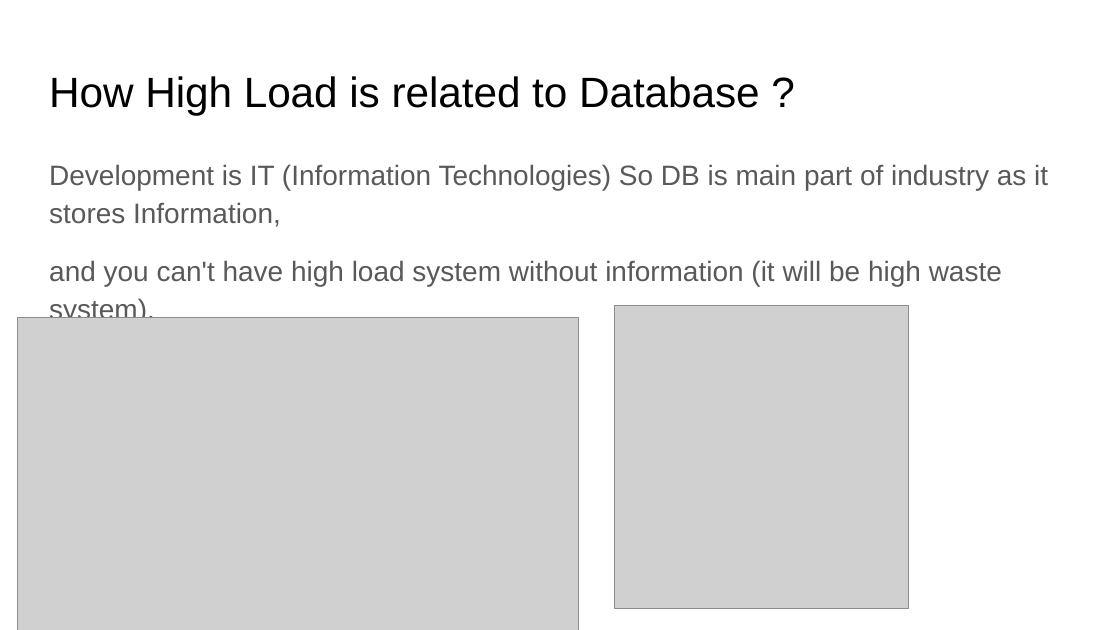
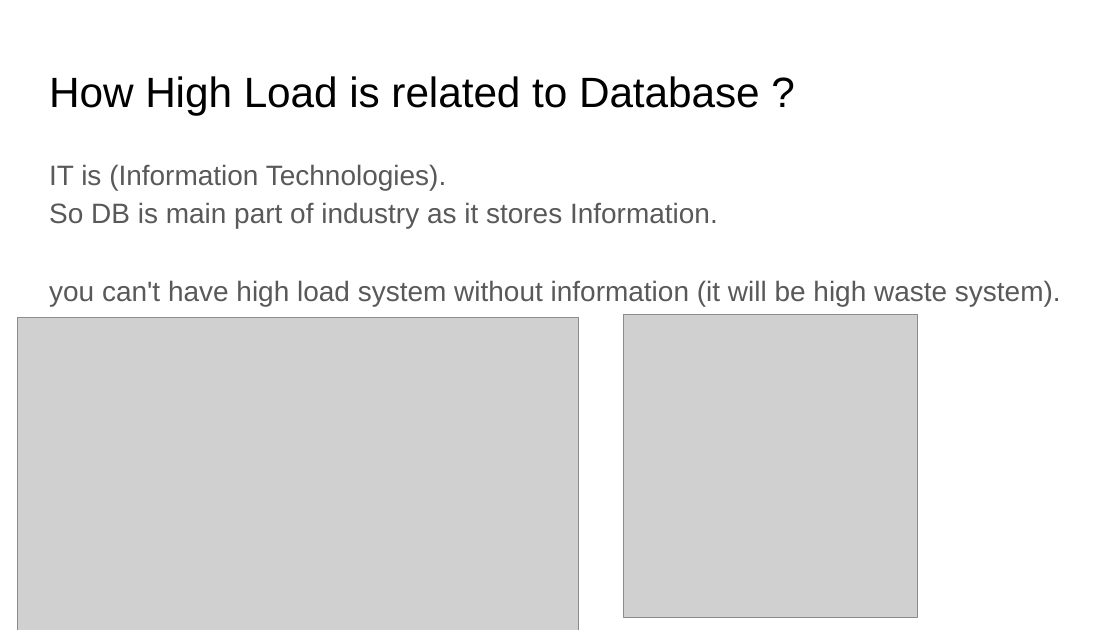
Before and after one commit to Neznajki/devclub-high-load-db, a slide deck: slide 4 of High Load System DB.pptx. Drawn at 1120x630 pixels with LibreOffice and Linux fonts; fonts in the diff are those of the drawing; grey boxes stand for pictures. Boxes give left, top, right and bottom in pixels: in the first picture for what was removed or moved away, otherwise in the second. Text is boxed around its words. In the diff, an @@ line names an element or a change of style, - is before the commit and + after.

Commit message:
fixed grammar.

```diff
--- a/High Load System DB.pptx
+++ b/High Load System DB.pptx
@@ text at box(49, 164, 1061, 306): text changed @@
-Development is IT (Information Technologies) So DB is main part of industry as it stores Information,
-and you can't have high load system without information (it will be high waste system).
+IT is (Information Technologies).
+So DB is main part of industry as it stores Information.
+you can't have high load system without information (it will be high waste system).
@@ picture: place and size @@
-picture at box(615, 306, 908, 608)
+picture at box(624, 315, 917, 617)
```
Also in this commit, not shown: 22 other slides changed, 1 slide removed.
